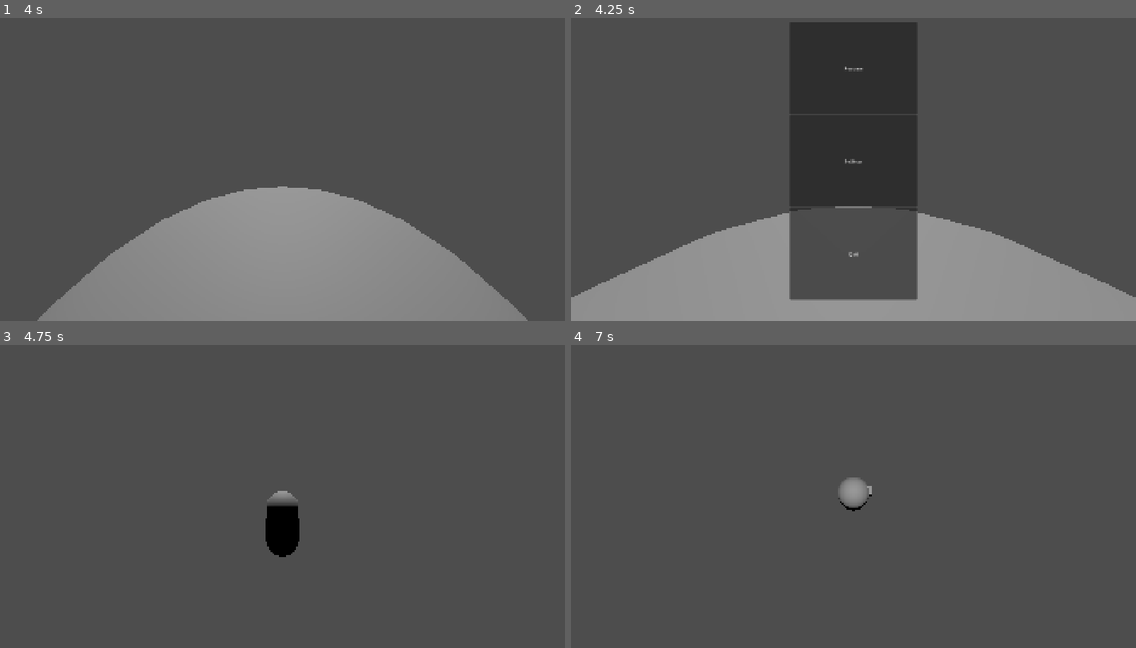
Above: before the commit, frames 1-4 (two rows, left to right).
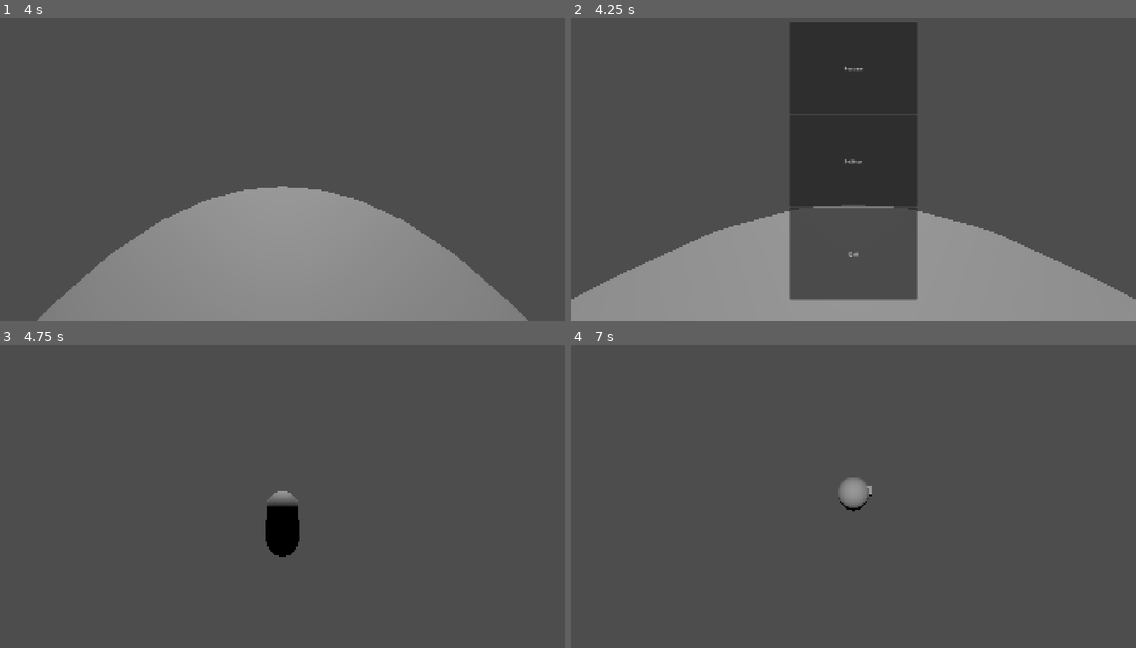
Above: after the commit, the same moments.

Repository: meowcolonthree/first-3d
Game: Godot game, scene res://scenes/main.tscn
Two runs of this game, one before a commit and one after it. Both use one fixed random seed, a clock stepped at 60 frames per second and the inputs below.
Inputs (mouse positions are in pixels of both pictures, inside the frame that each line leads up to):
- Up to frame 1 (4 s): move the mouse to (276, 166) at 0.52 s; hold Mouse wheel down (wheel_down) 0.53-1.28 s; hold W (move_forward) 0.53-2.78 s; tap Space (jump) at 0.77, 1.52, 3.02, 3.77 s; move the mouse to (322, 166) at 1.27 s; tap Mouse wheel up (wheel_up) at 1.35, 2.85 s; move the mouse to (237, 157) at 2.02 s; hold Mouse wheel down (wheel_down) 2.03-2.78 s; move the mouse to (288, 163) at 2.77 s; hold A (move_left) 2.78-3.53 s; move the mouse to (259, 157) at 3.52 s; hold W (move_forward) from 3.53 s (still down); hold Mouse wheel down (wheel_down) from 3.53 s (still down)
- Up to frame 2 (4.25 s): keep holding W (move_forward); keep holding Mouse wheel down (wheel_down); tap Escape (mouse_capture_toggle) at 4.15 s
- Up to frame 3 (4.75 s): release W (move_forward) at 4.25 s; release Mouse wheel down (wheel_down) at 4.25 s; click "Resume" at 4.25 s
- Up to frame 4 (7 s): tap Enter at 5, 6.5 s; move the mouse to (881, 487) at 5.02 s; hold W (move_forward) 5.03-6.53 s; tap Mouse wheel up (wheel_up) at 5.1, 6.6 s; tap Space (jump) at 5.27, 5.75, 6.77 s; move the mouse to (825, 490) at 5.77 s; hold Mouse wheel down (wheel_down) 5.78-6.53 s; move the mouse to (864, 484) at 6.52 s; hold D (move_right) from 6.53 s (still down)

Frame 1 is identical in both runs. In frame 2, 0.3% of the frame differs, in the area x 0-100%, y 61-93%; in frame 3, less than 0.1%; in frame 4, less than 0.1%.

Commit message:
finished settings menu
added a save settings button, saves settings to a cfg that is read on game launch, settings are then applied

Diff:
--- a/project.godot
+++ b/project.godot
@@ -14,6 +14,9 @@
 run/main_scene="uid://keufmwhk5jeb"
 config/features=PackedStringArray("4.7", "Forward Plus")
 config/icon="res://icon.svg"
+config/stretch/aspect="ignore"
+config/stretch/mode="canvas_items"
+config/quality/msaa_3d=1
 
 [display]
 
--- a/scenes/main.tscn
+++ b/scenes/main.tscn
@@ -1,7 +1,6 @@
 [gd_scene format=3 uid="uid://keufmwhk5jeb"]
 
 [ext_resource type="PackedScene" uid="uid://b6ghqkxs7prxe" path="res://scenes/player.tscn" id="1_o5qli"]
-[ext_resource type="Script" uid="uid://d3xfmaieq5nls" path="res://scripts/main.gd" id="1_sugp2"]
 [ext_resource type="PackedScene" uid="uid://sflc70nn4btf" path="res://scenes/pause_menu.tscn" id="3_jyhfs"]
 
 [sub_resource type="BoxShape3D" id="BoxShape3D_qnpof"]
@@ -15,7 +14,6 @@
 size = Vector3(60, 1, 60)
 
 [node name="Main" type="Node" unique_id=953906543]
-script = ExtResource("1_sugp2")
 
 [node name="Floor" type="StaticBody3D" parent="." unique_id=767798816]
 
@@ -32,4 +30,3 @@
 transform = Transform3D(1, 0, 0, 0, -4.371139e-08, 1, 0, -1, -4.371139e-08, 0, 43, 0)
 
 [node name="PauseMenu" parent="." unique_id=2130924713 instance=ExtResource("3_jyhfs")]
-visible = false
--- a/scenes/pause_menu.tscn
+++ b/scenes/pause_menu.tscn
@@ -47,9 +47,9 @@
 anchors_preset = 15
 anchor_right = 1.0
 anchor_bottom = 1.0
-offset_left = 64.0
+offset_left = 376.0
 offset_top = 64.0
-offset_right = -64.0
+offset_right = -376.0
 offset_bottom = -64.0
 grow_horizontal = 2
 grow_vertical = 2
@@ -66,7 +66,7 @@
 min_value = -25.0
 max_value = 25.0
 
-[node name="CheckBox" type="CheckBox" parent="Settings/VBoxContainer" unique_id=23710704]
+[node name="Muted" type="CheckBox" parent="Settings/VBoxContainer" unique_id=23710704]
 layout_mode = 2
 size_flags_horizontal = 4
 size_flags_vertical = 0
@@ -95,7 +95,7 @@
 layout_mode = 2
 text = "Fullscreen Mode"
 
-[node name="OptionButton" type="OptionButton" parent="Settings/VBoxContainer" unique_id=1175499500]
+[node name="FullscreenMode" type="OptionButton" parent="Settings/VBoxContainer" unique_id=1175499500]
 layout_mode = 2
 selected = 0
 item_count = 3
@@ -106,10 +106,24 @@
 popup/item_2/text = "Fullscreen"
 popup/item_2/id = 2
 
+[node name="Control" type="Control" parent="Settings/VBoxContainer" unique_id=1051698352]
+layout_mode = 2
+
+[node name="SaveSettings" type="Button" parent="Settings/VBoxContainer/Control" unique_id=637930534]
+layout_mode = 0
+offset_left = 136.0
+offset_top = 369.0
+offset_right = 1032.0
+offset_bottom = 400.0
+size_flags_vertical = 8
+text = "Save"
+
 [connection signal="pressed" from="Pause/VBoxContainer/Resume" to="." method="_on_resume_pressed"]
 [connection signal="pressed" from="Pause/VBoxContainer/Settings" to="." method="_on_settings_pressed"]
 [connection signal="pressed" from="Pause/VBoxContainer/Quit" to="." method="_on_quit_pressed"]
 [connection signal="value_changed" from="Settings/VBoxContainer/Volume" to="." method="_on_volume_value_changed"]
-[connection signal="toggled" from="Settings/VBoxContainer/CheckBox" to="." method="_on_check_box_toggled"]
+[connection signal="toggled" from="Settings/VBoxContainer/Muted" to="." method="_on_muted_toggled"]
 [connection signal="item_selected" from="Settings/VBoxContainer/Resolutions" to="." method="_on_resolutions_item_selected"]
-[connection signal="item_selected" from="Settings/VBoxContainer/OptionButton" to="." method="_on_option_button_item_selected"]
+[connection signal="item_selected" from="Settings/VBoxContainer/FullscreenMode" to="." method="_on_fullscreen_mode_item_selected"]
+[connection signal="item_selected" from="Settings/VBoxContainer/FullscreenMode" to="." method="_on_option_button_item_selected"]
+[connection signal="pressed" from="Settings/VBoxContainer/Control/SaveSettings" to="." method="_on_save_settings_pressed"]
--- a/scripts/pause_menu.gd
+++ b/scripts/pause_menu.gd
@@ -3,13 +3,23 @@
 @onready var main = $"../"
 @onready var settings: MarginContainer = $Settings
 @onready var pause: MarginContainer = $Pause
+
+@onready var volume_slider: HSlider = $Settings/VBoxContainer/Volume
+@onready var muted_box: CheckBox = $Settings/VBoxContainer/Muted
+@onready var resolutions_menu: OptionButton = $Settings/VBoxContainer/Resolutions
+@onready var fullscreen_mode_menu: OptionButton = $Settings/VBoxContainer/FullscreenMode
+
 var paused = false
+var config = ConfigFile.new()
 
 func _ready():
+	pause.hide()
 	settings.hide()
+	config.set_value("Player", "Volume", 0)
+	load_settings()
 
 func _on_resume_pressed() -> void:
-	main.pause()
+	pause_func()
 
 func _on_settings_pressed() -> void:
 	settings.show()
@@ -17,11 +27,11 @@
 
 func _input(event: InputEvent):
 	if event.is_action_pressed("mouse_capture_toggle") and settings.visible:
+		save_settings()
 		settings.hide()
 		pause.show()
 	elif event.is_action_pressed("mouse_capture_toggle") and not settings.visible:
-		pass
-		#pause_func()
+		pause_func()
 
 func pause_func():
 	if paused:
@@ -34,19 +44,16 @@
 		Input.mouse_mode = Input.MOUSE_MODE_VISIBLE
 	paused = !paused
 
-
-
-
 func _on_quit_pressed() -> void:
 	get_tree().quit()
 
 func _on_volume_value_changed(value):
 	AudioServer.set_bus_volume_db(0, value)
+	config.set_value("Player", "Volume", value)
 
-
-func _on_check_box_toggled(toggled_on: bool) -> void:
+func _on_muted_toggled(toggled_on: bool) -> void:
 	AudioServer.set_bus_mute(0, toggled_on)
-
+	config.set_value("Player", "Muted", toggled_on)
 
 func _on_resolutions_item_selected(index: int) -> void:
 	match index:
@@ -60,9 +67,10 @@
 			DisplayServer.window_set_size(Vector2i(1600,900))
 		4:
 			DisplayServer.window_set_size(Vector2i(1280,720))
+	config.set_value("Player", "Resolution", index)
 
+func _on_fullscreen_mode_item_selected(index: int) -> void:
 
-func _on_option_button_item_selected(index: int) -> void:
 	match index:
 		0:
 			DisplayServer.window_set_mode(DisplayServer.WINDOW_MODE_WINDOWED)
@@ -70,3 +78,31 @@
 			DisplayServer.window_set_mode(DisplayServer.WINDOW_MODE_EXCLUSIVE_FULLSCREEN)
 		2:
 			DisplayServer.window_set_mode(DisplayServer.WINDOW_MODE_FULLSCREEN)
+	config.set_value("Player", "FullscreenMode", index)
+
+func _on_save_settings_pressed() -> void:
+	save_settings()
+	settings.hide()
+	pause.show()
+
+
+func save_settings():
+	config.save("user://settings.cfg")
+
+func load_settings():
+	var configload = config.load("user://settings.cfg")
+	if configload != OK:
+		return
+	for player in config.get_sections():
+		var volume = config.get_value(player, "Volume")
+		var resolution = config.get_value(player, "Resolution")
+		var fullscreenMode = config.get_value(player, "FullscreenMode")
+		var muted = config.get_value(player, "Muted")
+		_on_volume_value_changed(volume)
+		_on_muted_toggled(muted)
+		_on_resolutions_item_selected(resolution)
+		_on_fullscreen_mode_item_selected(fullscreenMode)
+		volume_slider.value = volume
+		muted_box.button_pressed = muted
+		resolutions_menu.selected = resolution
+		fullscreen_mode_menu.selected = fullscreenMode
